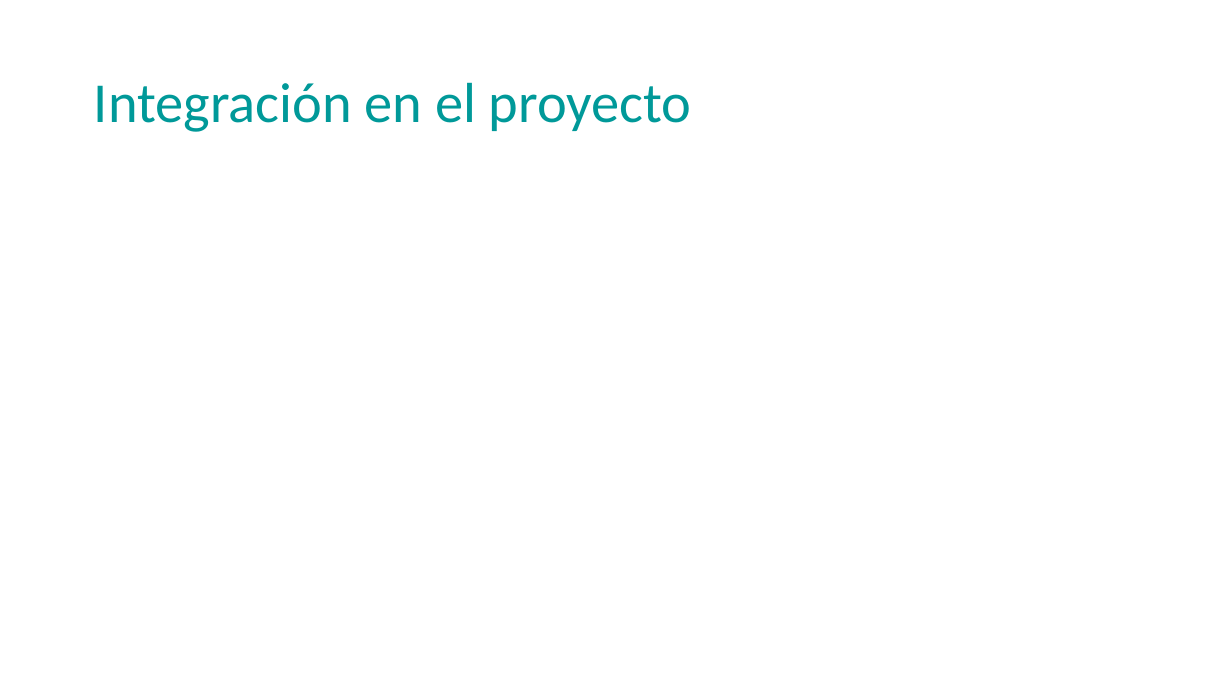
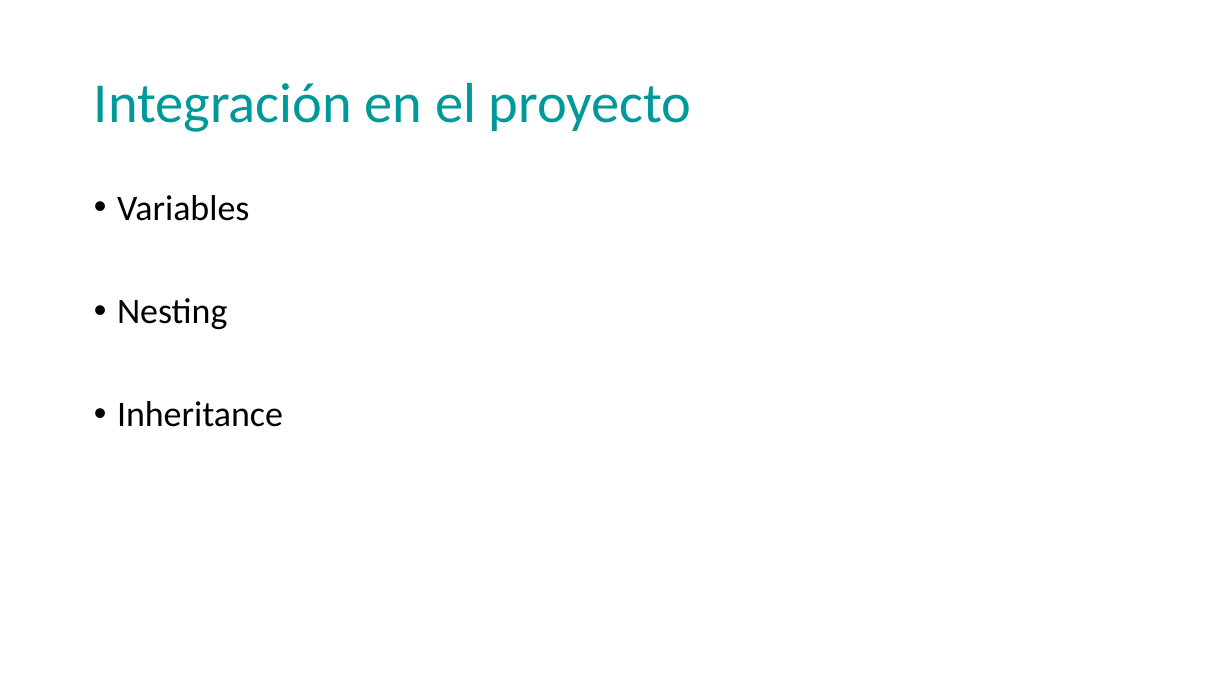
Before and after one commit to fabio161191/Proyecto1, a slide deck: slide 5 of Sass.pptx. Drawn at 1232x693 pixels with LibreOffice and Linux fonts; fonts in the diff are those of the drawing. Boxes give left, top, right and bottom in pixels: in the first picture for what was removed or moved away, otherwise in the second. Text is boxed around its words. In the diff, an @@ line names an element or a change of style, - is before the commit and + after.

Commit message:
updating ppt

```diff
--- a/Sass.pptx
+++ b/Sass.pptx
@@ text added at [117,195,283,427], 28 pt, text #000000 @@
+• Variables
+• Nesting
+• Inheritance
```
Also in this commit, not shown: 1 other slide changed, 4 slides added.
